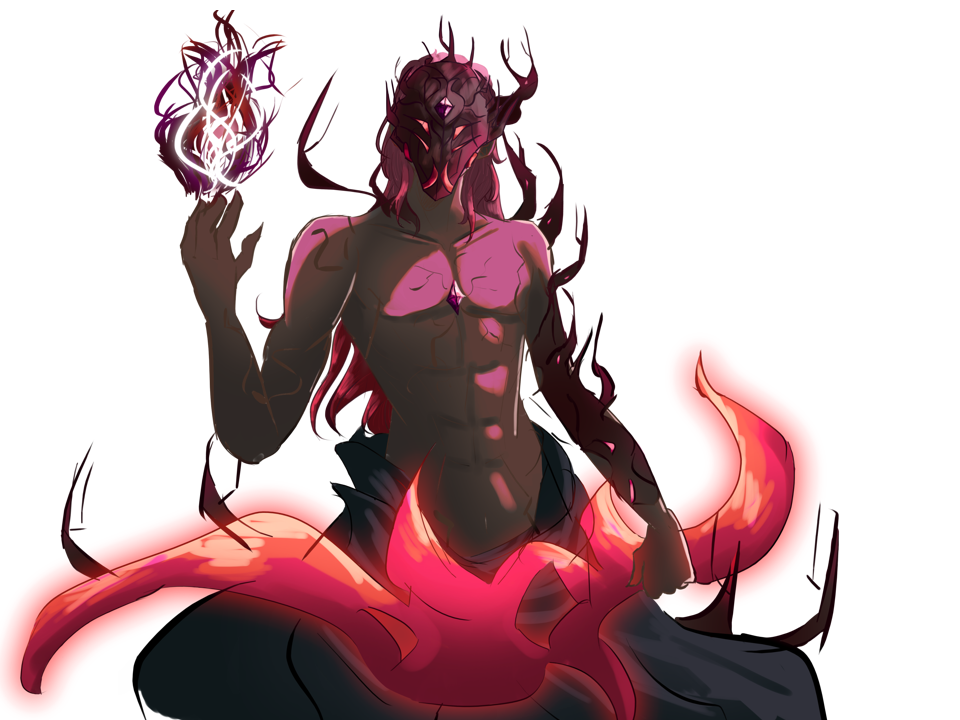
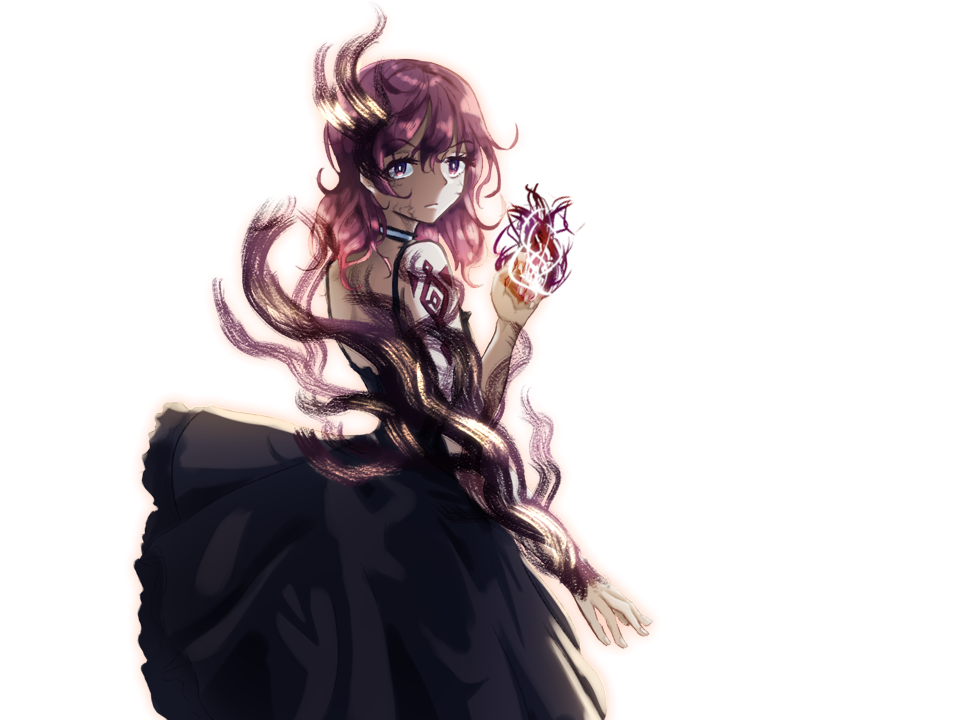
Layered file, before and after one edit (960 × 720). Changes by layer:
hid "Darkness1.png", painted on it over [0, 0, 840, 720]
showed "Darkness.png" (2nd of 2), blend normal → overlay, painted on it over [448, 128, 704, 384]
renamed "Group 86 Merged" to "princessdark.png", showed it, painted on it over [128, 0, 704, 720]
